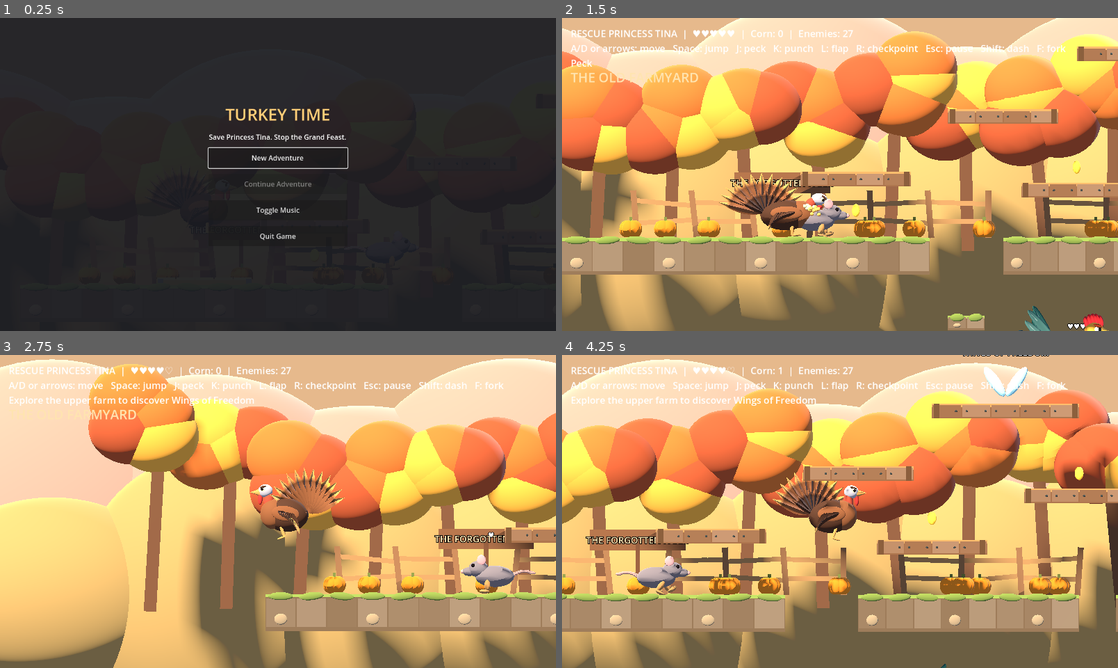
Above: before the commit, frames 1-4 (two rows, left to right).
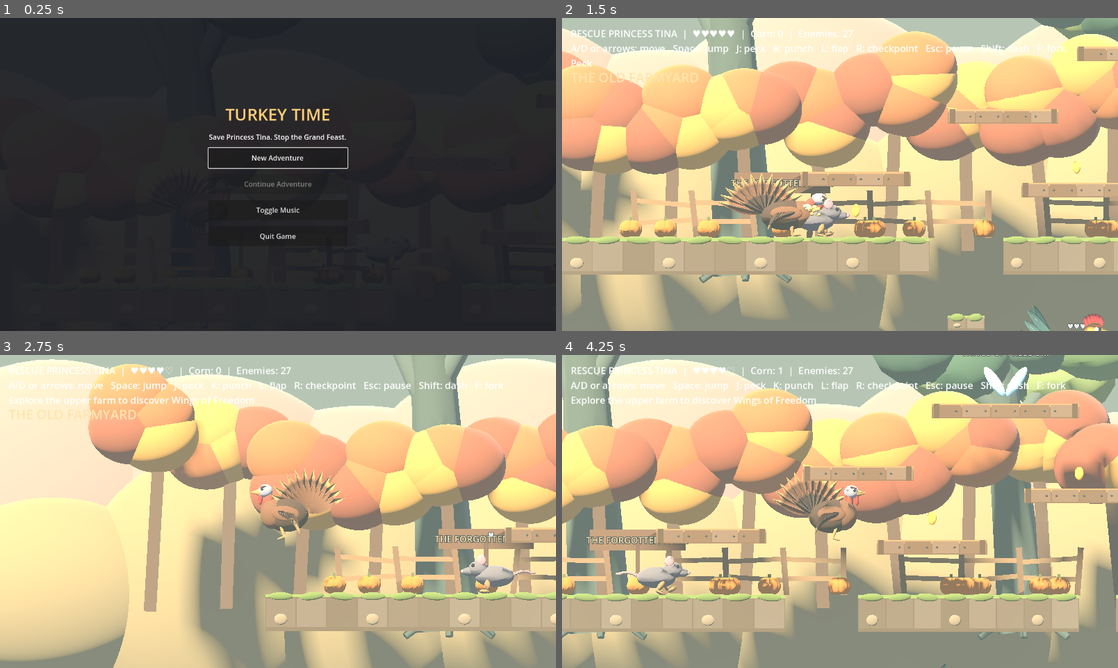
Above: after the commit, the same moments.

Repository: bowr39/TurkeyTime
Game: Godot game, scene res://main.tscn
Same seed, same stepped clock (60 frames per second), same inputs: the game is played once before the commit and once after it.
Inputs (mouse positions are in pixels of both pictures, inside the frame that each line leads up to):
- Up to frame 1 (0.25 s): no input
- Up to frame 2 (1.5 s): click "New Adventure" at 0.5 s; move the mouse to (962, 158) at 1.27 s; hold D from 1.28 s (still down); tap Shift at 1.35 s; click (962, 158) at 1.42 s
- Up to frame 3 (2.75 s): tap Space at 1.52, 1.82, 2.27, 2.57 s; move the mouse to (166, 527) at 2.02 s; release D at 2.03 s; hold A from 2.03 s (still down); tap F at 2.1 s
- Up to frame 4 (4.25 s): move the mouse to (895, 442) at 2.77 s; release A at 2.78 s; hold D from 2.78 s (still down); tap J at 2.85 s; move the mouse to (812, 574) at 3.52 s; tap K at 3.6 s; click (812, 574) at 3.67 s; tap Space at 3.77, 4.07 s

The runs differ from the first frame. In frame 2, 92% of the frame differs, in the area x 0-100%, y 0-100%; in frame 3, 84%; in frame 4, 93%.

Commit message:
Integrate fantasy scenery layer and atmospheric depth fog without altering platform collision

Diff:
--- a/main.gd
+++ b/main.gd
@@ -292,7 +292,10 @@
 	var env := WorldEnvironment.new()
 	env.environment = Environment.new()
 	env.environment.background_mode = Environment.BG_COLOR
-	env.environment.background_color = Color("#e6b98c")
+	env.environment.background_color = Color("#b7c6b4")
+	env.environment.fog_enabled = true
+	env.environment.fog_light_color = Color("#a7b8ad")
+	env.environment.fog_density = 0.018
 	env.environment.ambient_light_source = Environment.AMBIENT_SOURCE_COLOR
 	env.environment.ambient_light_color = Color.WHITE
 	env.environment.ambient_light_energy = 0.55
@@ -410,6 +413,7 @@
 	ball(self,Vector3(47,-3.2,-0.8),Vector3(1.2,0.35,0.8),Color("#e8cb71"))
 	expansion()
 	decorate_world()
+	add_child(preload("res://world_art.gd").new())
 	player = actor(spawn)
 	turkey = preload("res://timmy_model.gd").new()
 	player.add_child(turkey)
